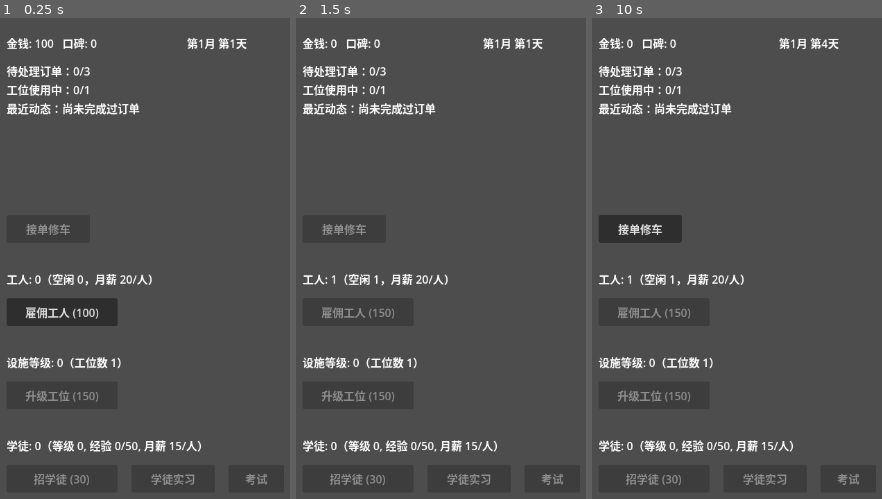
Above: before the commit, frames 1-3 (left to right).
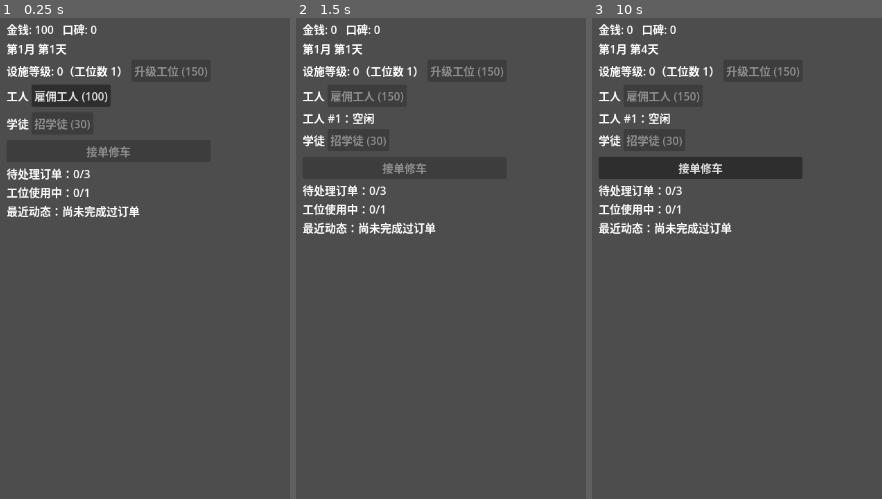
Above: after the commit, the same moments.

Repository: XinLiucc/cocos-game-project
Game: Godot game, scene res://scenes/Main.tscn
Two runs of this game, one before a commit and one after it. Both use one fixed random seed, a clock stepped at 60 frames per second and the inputs below.
Inputs (mouse positions are in pixels of both pictures, inside the frame that each line leads up to):
- Up to frame 1 (0.25 s): no input
- Up to frame 2 (1.5 s): click "雇佣工人 (100)" at 0.5 s; tap Enter at 1.25 s; move the mouse to (outside the picture) at 1.27 s; hold D from 1.28 s (still down); tap B at 1.35 s; click (outside the picture) at 1.42 s
- Up to frame 3 (10 s): tap Space at 1.52, 2, 3.5, 4.52, 5, 7.52 s; release D at 2 s; drag from (797, 296) to (outside the picture) at 2.02 s; tap Enter at 2.75, 4.25 s; move the mouse to (outside the picture) at 2.77 s; hold D 2.78-3.5 s; tap E at 2.85 s; drag from (outside the picture) to (716, 186) at 3.52 s; move the mouse to (outside the picture) at 4.27 s; hold A 4.28-5 s; tap G at 4.35 s; drag from (716, 186) to (835, 133) at 5.02 s; move the mouse to (outside the picture) at 5.77 s; hold S 5.78-6.5 s; tap I at 5.85 s; click (outside the picture) at 5.92 s; drag from (835, 133) to (797, 296) at 6.52 s; move the mouse to (outside the picture) at 7.27 s; hold W 7.28-8 s; tap K at 7.35 s; drag from (797, 296) to (outside the picture) at 8.02 s; move the mouse to (outside the picture) at 8.77 s; hold S 8.78-9.5 s; tap M at 8.85 s; drag from (outside the picture) to (716, 186) at 9.52 s

The runs differ from the first frame. In frame 1, 10% of the frame differs, in the area x 2-93%, y 1-98%; in frame 2, 7.7%; in frame 3, 12%.

Commit message:
Individuate workers and apprentices, add per-employee list UI
Replace flat worker_count/apprentice_count and the shared
apprentice_level/xp pool with GameState.employees, an array of
{id, kind, busy, level, xp} — each worker and apprentice is now a
distinct entity instead of a number. Repair jobs assign to a specific
idle worker rather than comparing counts, and monthly salary sums per
employee by their own kind/level.

Apprentice practice is now genuinely concurrent (each apprentice runs
an independent timer) instead of one global slot, and taking the exam
targets a specific apprentice via a button on their own row rather
than an ambiguous shared action.

Main.tscn gains WorkerListContainer/ApprenticeListContainer, one row
per employee with per-row status and, for apprentices, dedicated
实习/考试 buttons.

Also reworks Main.tscn from hand-placed absolute offsets to
VBoxContainer/HBoxContainer auto-layout, moving OrderLabel (the only
per-frame-changing content) to the last node so its countdown text
reflow can no longer shift any button's position.

Diff:
--- a/car_repair_shop/scenes/Main.tscn
+++ b/car_repair_shop/scenes/Main.tscn
@@ -5,89 +5,64 @@
 [node name="root" type="Node2D" unique_id=461627710]
 script = ExtResource("1_elqb8")
 
-[node name="MoneyLabel" type="Label" parent="." unique_id=677769128]
+[node name="UI" type="VBoxContainer" parent="." unique_id=2115017723]
 offset_left = 60.0
-offset_top = 60.0
+offset_top = 40.0
 offset_right = 60.0
-offset_bottom = 60.0
+offset_bottom = 40.0
+
+[node name="MoneyLabel" type="Label" parent="UI" unique_id=677769128]
+layout_mode = 2
 text = "金钱: 0   口碑: 0"
 
-[node name="OrderLabel" type="Label" parent="." unique_id=484800525]
-offset_left = 60.0
-offset_top = 100.0
-offset_right = 60.0
-offset_bottom = 100.0
-text = "等待接单"
+[node name="DayLabel" type="Label" parent="UI" unique_id=892911621]
+layout_mode = 2
+text = "第1月 第1天"
 
-[node name="RepairButton" type="Button" parent="." unique_id=810011311]
-offset_left = 60.0
-offset_top = 320.0
-offset_right = 180.0
-offset_bottom = 360.0
+[node name="FacilityRow" type="HBoxContainer" parent="UI" unique_id=1702361642]
+layout_mode = 2
+
+[node name="FacilityLabel" type="Label" parent="UI/FacilityRow" unique_id=228318238]
+layout_mode = 2
+text = "工位等级: 0"
+
+[node name="UpgradeButton" type="Button" parent="UI/FacilityRow" unique_id=1024340173]
+layout_mode = 2
+text = "升级工位 (150)"
+
+[node name="WorkerHeaderRow" type="HBoxContainer" parent="UI" unique_id=391308646]
+layout_mode = 2
+
+[node name="WorkerHeaderLabel" type="Label" parent="UI/WorkerHeaderRow" unique_id=1422346824]
+layout_mode = 2
+text = "工人"
+
+[node name="HireButton" type="Button" parent="UI/WorkerHeaderRow" unique_id=1833872224]
+layout_mode = 2
+text = "雇佣工人 (100)"
+
+[node name="WorkerListContainer" type="VBoxContainer" parent="UI" unique_id=377368337]
+layout_mode = 2
+
+[node name="ApprenticeHeaderRow" type="HBoxContainer" parent="UI" unique_id=44309608]
+layout_mode = 2
+
+[node name="ApprenticeHeaderLabel" type="Label" parent="UI/ApprenticeHeaderRow" unique_id=236742885]
+layout_mode = 2
+text = "学徒"
+
+[node name="HireApprenticeButton" type="Button" parent="UI/ApprenticeHeaderRow" unique_id=1223440591]
+layout_mode = 2
+text = "招学徒 (30)"
+
+[node name="ApprenticeListContainer" type="VBoxContainer" parent="UI" unique_id=1219550046]
+layout_mode = 2
+
+[node name="RepairButton" type="Button" parent="UI" unique_id=810011311]
+layout_mode = 2
 text = "接单修车"
 
-[node name="WorkerLabel" type="Label" parent="." unique_id=622888616]
-offset_left = 60.0
-offset_top = 400.0
-offset_right = 60.0
-offset_bottom = 400.0
-text = "工人: 0"
-
-[node name="HireButton" type="Button" parent="." unique_id=1833872224]
-offset_left = 60.0
-offset_top = 440.0
-offset_right = 220.0
-offset_bottom = 480.0
-text = "雇佣工人 (100)"
-
-[node name="FacilityLabel" type="Label" parent="." unique_id=228318238]
-offset_left = 60.0
-offset_top = 520.0
-offset_right = 60.0
-offset_bottom = 520.0
-text = "工位等级: 0"
-
-[node name="UpgradeButton" type="Button" parent="." unique_id=1024340173]
-offset_left = 60.0
-offset_top = 560.0
-offset_right = 220.0
-offset_bottom = 600.0
-text = "升级工位 (150)"
-
-[node name="DayLabel" type="Label" parent="." unique_id=892911621]
-offset_left = 320.0
-offset_top = 60.0
-offset_right = 320.0
-offset_bottom = 60.0
-text = "第1月 第1天"
-
-[node name="ApprenticeLabel" type="Label" parent="." unique_id=1661710635]
-offset_left = 60.0
-offset_top = 640.0
-offset_right = 60.0
-offset_bottom = 640.0
-text = "学徒: 0（等级 0, 经验 0/50）"
-
-[node name="HireApprenticeButton" type="Button" parent="." unique_id=1223440591]
-offset_left = 60.0
-offset_top = 680.0
-offset_right = 220.0
-offset_bottom = 720.0
-text = "招学徒 (30)"
-
-[node name="PracticeButton" type="Button" parent="." unique_id=1658720273]
-offset_left = 240.0
-offset_top = 680.0
-offset_right = 360.0
-offset_bottom = 720.0
-text = "学徒实习"
-
-[node name="ExamButton" type="Button" parent="." unique_id=1523375854]
-offset_left = 380.0
-offset_top = 680.0
-offset_right = 460.0
-offset_bottom = 720.0
-text = "考试"
-
-[node name="PracticeTimer" type="Timer" parent="." unique_id=293305577]
-wait_time = 0.016
+[node name="OrderLabel" type="Label" parent="UI" unique_id=484800525]
+layout_mode = 2
+text = "等待接单"
+autowrap_mode = 3
--- a/car_repair_shop/scripts/GameState.gd
+++ b/car_repair_shop/scripts/GameState.gd
@@ -2,13 +2,10 @@
 
 signal money_changed(new_amount: int)
 signal reputation_changed(new_amount: int)
-signal worker_count_changed(new_count: int)
 signal facility_level_changed(new_level: int)
 signal day_changed(new_day: int)
 signal month_changed(new_month: int)
-signal apprentice_count_changed(new_count: int)
-signal apprentice_level_changed(new_level: int)
-signal apprentice_xp_changed(new_xp: int)
+signal employees_changed()
 
 # 占位数值：招人机制还没细化，这里先用一个简单的递增费用代替
 const BASE_HIRE_COST := 100
@@ -29,7 +26,6 @@
 var seconds_per_day: float = 3.0
 
 # 占位数值：学徒机制还在搭骨架，招募费用/工资/考试门槛都是随手定的，之后要重新平衡
-# 学徒等级这版先当成一个共享池子的属性（不区分个体学徒），简化实现
 const BASE_APPRENTICE_HIRE_COST := 30
 const APPRENTICE_HIRE_COST_STEP := 10
 const APPRENTICE_SALARY_BASE := 15
@@ -41,13 +37,14 @@
 
 var money: int = STARTING_MONEY
 var reputation: int = 0
-var worker_count: int = 0
 var facility_level: int = 0
 var day: int = 1
 var month: int = 1
-var apprentice_count: int = 0
-var apprentice_level: int = 0
-var apprentice_xp: int = 0
+
+# 每个工人/学徒都是独立个体，不是数字：{id, kind: "worker"|"apprentice", busy, level, xp}
+# level/xp 只对学徒有意义，工人恒为 0
+var employees: Array[Dictionary] = []
+var _next_employee_id: int = 1
 
 var _day_timer: Timer
 
@@ -71,7 +68,12 @@
 
 
 func _on_month_end() -> void:
-	var total_salary := worker_count * WORKER_SALARY_PER_HEAD + apprentice_count * apprentice_salary_per_head()
+	var total_salary := 0
+	for e in employees:
+		if e["kind"] == "worker":
+			total_salary += WORKER_SALARY_PER_HEAD
+		else:
+			total_salary += apprentice_salary_for_level(e["level"])
 	if total_salary <= 0:
 		return
 	money -= total_salary
@@ -88,8 +90,43 @@
 	reputation_changed.emit(reputation)
 
 
+func workers() -> Array[Dictionary]:
+	return employees.filter(func(e: Dictionary) -> bool: return e["kind"] == "worker")
+
+
+func apprentices() -> Array[Dictionary]:
+	return employees.filter(func(e: Dictionary) -> bool: return e["kind"] == "apprentice")
+
+
+func worker_count() -> int:
+	return workers().size()
+
+
+func apprentice_count() -> int:
+	return apprentices().size()
+
+
+func idle_workers() -> Array[Dictionary]:
+	return workers().filter(func(e: Dictionary) -> bool: return not e["busy"])
+
+
+func get_employee(id: int) -> Dictionary:
+	for e in employees:
+		if e["id"] == id:
+			return e
+	return {}
+
+
+func set_employee_busy(id: int, busy: bool) -> void:
+	var e := get_employee(id)
+	if e.is_empty():
+		return
+	e["busy"] = busy
+	employees_changed.emit()
+
+
 func next_hire_cost() -> int:
-	return BASE_HIRE_COST + HIRE_COST_STEP * worker_count
+	return BASE_HIRE_COST + HIRE_COST_STEP * worker_count()
 
 
 func hire_worker() -> bool:
@@ -97,9 +134,10 @@
 	if money < cost:
 		return false
 	money -= cost
-	worker_count += 1
-	money_changed.emit(money)
-	worker_count_changed.emit(worker_count)
+	employees.append({"id": _next_employee_id, "kind": "worker", "busy": false, "level": 0, "xp": 0})
+	_next_employee_id += 1
+	money_changed.emit(money)
+	employees_changed.emit()
 	return true
 
 
@@ -127,45 +165,52 @@
 
 
 func next_apprentice_hire_cost() -> int:
-	return BASE_APPRENTICE_HIRE_COST + APPRENTICE_HIRE_COST_STEP * apprentice_count
-
-
-func apprentice_salary_per_head() -> int:
-	return APPRENTICE_SALARY_BASE + APPRENTICE_SALARY_LEVEL_STEP * apprentice_level
+	return BASE_APPRENTICE_HIRE_COST + APPRENTICE_HIRE_COST_STEP * apprentice_count()
+
+
+func apprentice_salary_for_level(level: int) -> int:
+	return APPRENTICE_SALARY_BASE + APPRENTICE_SALARY_LEVEL_STEP * level
 
 
 func can_hire_apprentice() -> bool:
-	return worker_count >= 1 and money >= next_apprentice_hire_cost()
+	return worker_count() >= 1 and money >= next_apprentice_hire_cost()
 
 
 func hire_apprentice() -> bool:
 	if not can_hire_apprentice():
 		return false
 	money -= next_apprentice_hire_cost()
-	apprentice_count += 1
-	money_changed.emit(money)
-	apprentice_count_changed.emit(apprentice_count)
-	return true
-
-
-func apprentice_xp_required() -> int:
-	return APPRENTICE_XP_BASE + APPRENTICE_XP_LEVEL_STEP * apprentice_level
-
-
-func add_apprentice_xp(amount: int) -> void:
-	apprentice_xp += amount
-	apprentice_xp_changed.emit(apprentice_xp)
-
-
-func can_take_exam() -> bool:
-	return apprentice_count > 0 and apprentice_xp >= apprentice_xp_required()
-
-
-func take_exam() -> bool:
-	if not can_take_exam():
-		return false
-	apprentice_xp -= apprentice_xp_required()
-	apprentice_level += 1
-	apprentice_xp_changed.emit(apprentice_xp)
-	apprentice_level_changed.emit(apprentice_level)
-	return true
+	employees.append({"id": _next_employee_id, "kind": "apprentice", "busy": false, "level": 0, "xp": 0})
+	_next_employee_id += 1
+	money_changed.emit(money)
+	employees_changed.emit()
+	return true
+
+
+func apprentice_xp_required_for_level(level: int) -> int:
+	return APPRENTICE_XP_BASE + APPRENTICE_XP_LEVEL_STEP * level
+
+
+func add_apprentice_xp(id: int, amount: int) -> void:
+	var e := get_employee(id)
+	if e.is_empty():
+		return
+	e["xp"] += amount
+	employees_changed.emit()
+
+
+func can_take_exam(id: int) -> bool:
+	var e := get_employee(id)
+	if e.is_empty() or e["kind"] != "apprentice":
+		return false
+	return e["xp"] >= apprentice_xp_required_for_level(e["level"])
+
+
+func take_exam(id: int) -> bool:
+	if not can_take_exam(id):
+		return false
+	var e := get_employee(id)
+	e["xp"] -= apprentice_xp_required_for_level(e["level"])
+	e["level"] += 1
+	employees_changed.emit()
+	return true
--- a/car_repair_shop/scripts/Main.gd
+++ b/car_repair_shop/scripts/Main.gd
@@ -16,29 +16,26 @@
 	preload("res://resources/orders/sports_car.tres"),
 ]
 
-@onready var money_label: Label = $MoneyLabel
-@onready var order_label: Label = $OrderLabel
-@onready var repair_button: Button = $RepairButton
-@onready var worker_label: Label = $WorkerLabel
-@onready var hire_button: Button = $HireButton
-@onready var facility_label: Label = $FacilityLabel
-@onready var upgrade_button: Button = $UpgradeButton
-@onready var day_label: Label = $DayLabel
-@onready var apprentice_label: Label = $ApprenticeLabel
-@onready var hire_apprentice_button: Button = $HireApprenticeButton
-@onready var practice_button: Button = $PracticeButton
-@onready var exam_button: Button = $ExamButton
-@onready var practice_timer: Timer = $PracticeTimer
+@onready var money_label: Label = $UI/MoneyLabel
+@onready var order_label: Label = $UI/OrderLabel
+@onready var repair_button: Button = $UI/RepairButton
+@onready var facility_label: Label = $UI/FacilityRow/FacilityLabel
+@onready var upgrade_button: Button = $UI/FacilityRow/UpgradeButton
+@onready var day_label: Label = $UI/DayLabel
+@onready var hire_button: Button = $UI/WorkerHeaderRow/HireButton
+@onready var worker_list_container: VBoxContainer = $UI/WorkerListContainer
+@onready var hire_apprentice_button: Button = $UI/ApprenticeHeaderRow/HireApprenticeButton
+@onready var apprentice_list_container: VBoxContainer = $UI/ApprenticeListContainer
 @onready var game_state: Node = get_node("/root/GameState")
 
-# 每个工位一个进行中任务：{"order": Resource, "timer": Timer}
+# 每个工位一个进行中任务：{"order": Resource, "timer": Timer, "employee_id": int}
 var active_jobs: Array[Dictionary] = []
+# 每个学徒最多一个进行中实习：{"order": Resource, "timer": Timer, "employee_id": int}
+var active_practices: Array[Dictionary] = []
 # 待处理订单队列：{"order": Resource, "timer": Timer}，timer 到期即流失
 var pending_orders: Array[Dictionary] = []
 var order_spawn_timer: Timer
 var last_result_text := "尚未完成过订单"
-var practicing := false
-var current_practice_order: Resource
 
 
 func _ready() -> void:
@@ -47,24 +44,17 @@
 	order_spawn_timer.autostart = true
 	order_spawn_timer.timeout.connect(_on_order_spawn_timer_timeout)
 	add_child(order_spawn_timer)
-	practice_timer.one_shot = true
-	practice_timer.timeout.connect(_on_practice_complete)
 	repair_button.pressed.connect(_on_repair_button_pressed)
 	hire_button.pressed.connect(_on_hire_button_pressed)
 	upgrade_button.pressed.connect(_on_upgrade_button_pressed)
 	hire_apprentice_button.pressed.connect(_on_hire_apprentice_button_pressed)
-	practice_button.pressed.connect(_on_practice_button_pressed)
-	exam_button.pressed.connect(_on_exam_button_pressed)
-	game_state.money_changed.connect(_on_state_changed)
-	game_state.reputation_changed.connect(_on_state_changed)
-	game_state.worker_count_changed.connect(_on_worker_count_changed)
-	game_state.facility_level_changed.connect(_on_facility_level_changed)
-	game_state.day_changed.connect(_on_day_changed)
-	game_state.month_changed.connect(_on_month_changed)
-	game_state.apprentice_count_changed.connect(_on_apprentice_changed)
-	game_state.apprentice_level_changed.connect(_on_apprentice_changed)
-	game_state.apprentice_xp_changed.connect(_on_apprentice_changed)
-	_update_labels()
+	game_state.money_changed.connect(_on_int_state_changed)
+	game_state.reputation_changed.connect(_on_int_state_changed)
+	game_state.facility_level_changed.connect(_on_int_state_changed)
+	game_state.day_changed.connect(_on_int_state_changed)
+	game_state.month_changed.connect(_on_int_state_changed)
+	game_state.employees_changed.connect(_on_employees_changed)
+	_update_all()
 
 
 func _process(_delta: float) -> void:
@@ -76,7 +66,14 @@
 
 
 func _can_start_job() -> bool:
-	return active_jobs.size() < game_state.station_count() and active_jobs.size() < game_state.worker_count
+	return active_jobs.size() < game_state.station_count() and not game_state.idle_workers().is_empty()
+
+
+func _find_by_employee(jobs: Array[Dictionary], employee_id: int) -> Dictionary:
+	for j in jobs:
+		if j["employee_id"] == employee_id:
+			return j
+	return {}
 
 
 func _on_order_spawn_timer_timeout() -> void:
@@ -92,7 +89,7 @@
 	timer.timeout.connect(_on_pending_order_expired.bind(pending))
 	pending_orders.append(pending)
 	timer.start()
-	_update_labels()
+	_update_all()
 
 
 func _on_pending_order_expired(pending: Dictionary) -> void:
@@ -101,12 +98,13 @@
 	(pending["timer"] as Timer).queue_free()
 	game_state.add_reputation(-REPUTATION_LOSS_ON_EXPIRE)
 	last_result_text = "流失：%s 超时未处理，口碑 -%d" % [order.car_name, REPUTATION_LOSS_ON_EXPIRE]
-	_update_labels()
+	_update_all()
 
 
 func _on_repair_button_pressed() -> void:
 	if not _can_start_job() or pending_orders.is_empty():
 		return
+	var worker: Dictionary = game_state.idle_workers()[0]
 	var pending: Dictionary = pending_orders[0]
 	pending_orders.erase(pending)
 	(pending["timer"] as Timer).queue_free()
@@ -115,11 +113,12 @@
 	timer.one_shot = true
 	timer.wait_time = order.repair_time
 	add_child(timer)
-	var job := {"order": order, "timer": timer}
+	var job := {"order": order, "timer": timer, "employee_id": worker["id"]}
 	timer.timeout.connect(_on_job_complete.bind(job))
 	active_jobs.append(job)
+	game_state.set_employee_busy(worker["id"], true)
 	timer.start()
-	_update_labels()
+	_update_all()
 
 
 func _on_job_complete(job: Dictionary) -> void:
@@ -130,7 +129,8 @@
 	last_result_text = "完成：%s，收入 %d，口碑 +%d" % [order.car_name, actual_payout, order.reputation_gain]
 	active_jobs.erase(job)
 	(job["timer"] as Timer).queue_free()
-	_update_labels()
+	game_state.set_employee_busy(job["employee_id"], false)
+	_update_all()
 
 
 func _on_hire_button_pressed() -> void:
@@ -141,56 +141,50 @@
 	game_state.upgrade_facility()
 
 
-func _on_state_changed(_new_amount: int) -> void:
-	_update_labels()
-
-
-func _on_worker_count_changed(_new_count: int) -> void:
-	_update_labels()
-
-
-func _on_facility_level_changed(_new_level: int) -> void:
-	_update_labels()
-
-
-func _on_day_changed(_new_day: int) -> void:
-	_update_labels()
-
-
-func _on_month_changed(_new_month: int) -> void:
-	_update_labels()
-
-
-func _on_apprentice_changed(_value: int) -> void:
-	_update_labels()
-
-
 func _on_hire_apprentice_button_pressed() -> void:
 	game_state.hire_apprentice()
 
 
-func _on_practice_button_pressed() -> void:
-	if practicing or game_state.apprentice_count <= 0:
+func _on_practice_button_pressed(employee_id: int) -> void:
+	var e: Dictionary = game_state.get_employee(employee_id)
+	if e.is_empty() or e["busy"]:
 		return
-	practicing = true
-	practice_button.disabled = true
 	var available_orders := _get_available_orders()
-	current_practice_order = available_orders[randi() % available_orders.size()]
-	practice_timer.wait_time = current_practice_order.repair_time
-	practice_timer.start()
-
-
-func _on_practice_complete() -> void:
-	var payout: int = roundi(current_practice_order.payout * APPRENTICE_PAYOUT_RATE)
-	var xp: int = current_practice_order.reputation_gain * APPRENTICE_XP_PER_REPUTATION
+	var order: Resource = available_orders[randi() % available_orders.size()]
+	var timer := Timer.new()
+	timer.one_shot = true
+	timer.wait_time = order.repair_time
+	add_child(timer)
+	var practice := {"order": order, "timer": timer, "employee_id": employee_id}
+	timer.timeout.connect(_on_practice_complete.bind(practice))
+	active_practices.append(practice)
+	game_state.set_employee_busy(employee_id, true)
+	timer.start()
+	_update_all()
+
+
+func _on_practice_complete(practice: Dictionary) -> void:
+	var order: Resource = practice["order"]
+	var payout: int = roundi(order.payout * APPRENTICE_PAYOUT_RATE)
+	var xp: int = order.reputation_gain * APPRENTICE_XP_PER_REPUTATION
 	game_state.add_money(payout)
-	game_state.add_apprentice_xp(xp)
-	practicing = false
-	practice_button.disabled = false
-
-
-func _on_exam_button_pressed() -> void:
-	game_state.take_exam()
+	game_state.add_apprentice_xp(practice["employee_id"], xp)
+	active_practices.erase(practice)
+	(practice["timer"] as Timer).queue_free()
+	game_state.set_employee_busy(practice["employee_id"], false)
+	_update_all()
+
+
+func _on_exam_button_pressed(employee_id: int) -> void:
+	game_state.take_exam(employee_id)
+
+
+func _on_int_state_changed(_value: int) -> void:
+	_update_all()
+
+
+func _on_employees_changed() -> void:
+	_update_all()
 
 
 func _update_order_label() -> void:
@@ -209,13 +203,66 @@
 	order_label.text = "\n".join(lines)
 
 
+func _update_worker_list() -> void:
+	for child in worker_list_container.get_children():
+		child.queue_free()
+	for w in game_state.workers():
+		var row := Label.new()
+		if w["busy"]:
+			var job := _find_by_employee(active_jobs, w["id"])
+			if not job.is_empty():
+				var order: Resource = job["order"]
+				row.text = "工人 #%d：工作中（%s）" % [w["id"], order.car_name]
+			else:
+				row.text = "工人 #%d：工作中" % w["id"]
+		else:
+			row.text = "工人 #%d：空闲" % w["id"]
+		worker_list_container.add_child(row)
+
+
+func _update_apprentice_list() -> void:
+	for child in apprentice_list_container.get_children():
+		child.queue_free()
+	for a in game_state.apprentices():
+		var row := HBoxContainer.new()
+
+		var status_text := "空闲"
+		if a["busy"]:
+			var practice := _find_by_employee(active_practices, a["id"])
+			if not practice.is_empty():
+				var order: Resource = practice["order"]
+				status_text = "实习中（%s）" % order.car_name
+			else:
+				status_text = "实习中"
+
+		var status_label := Label.new()
+		status_label.text = "学徒 #%d：Lv%d，经验 %d/%d，月薪 %d，%s" % [
+			a["id"],
+			a["level"],
+			a["xp"],
+			game_state.apprentice_xp_required_for_level(a["level"]),
+			game_state.apprentice_salary_for_level(a["level"]),
+			status_text,
+		]
+		row.add_child(status_label)
+
+		var practice_button := Button.new()
+		practice_button.text = "实习"
+		practice_button.disabled = a["busy"]
+		practice_button.pressed.connect(_on_practice_button_pressed.bind(a["id"]))
+		row.add_child(practice_button)
+
+		var exam_button := Button.new()
+		exam_button.text = "考试"
+		exam_button.disabled = not game_state.can_take_exam(a["id"])
+		exam_button.pressed.connect(_on_exam_button_pressed.bind(a["id"]))
+		row.add_child(exam_button)
+
+		apprentice_list_container.add_child(row)
+
+
 func _update_labels() -> void:
 	money_label.text = "金钱: %d   口碑: %d" % [game_state.money, game_state.reputation]
-	worker_label.text = "工人: %d（空闲 %d，月薪 %d/人）" % [
-		game_state.worker_count,
-		game_state.worker_count - active_jobs.size(),
-		game_state.WORKER_SALARY_PER_HEAD,
-	]
 	hire_button.text = "雇佣工人 (%d)" % game_state.next_hire_cost()
 	hire_button.disabled = game_state.money < game_state.next_hire_cost()
 	facility_label.text = "设施等级: %d（工位数 %d）" % [game_state.facility_level, game_state.station_count()]
@@ -223,14 +270,11 @@
 	upgrade_button.disabled = game_state.money < game_state.next_upgrade_cost()
 	repair_button.disabled = not _can_start_job() or pending_orders.is_empty()
 	day_label.text = "第%d月 第%d天" % [game_state.month, game_state.day]
-	apprentice_label.text = "学徒: %d（等级 %d, 经验 %d/%d, 月薪 %d/人）" % [
-		game_state.apprentice_count,
-		game_state.apprentice_level,
-		game_state.apprentice_xp,
-		game_state.apprentice_xp_required(),
-		game_state.apprentice_salary_per_head(),
-	]
 	hire_apprentice_button.text = "招学徒 (%d)" % game_state.next_apprentice_hire_cost()
 	hire_apprentice_button.disabled = not game_state.can_hire_apprentice()
-	practice_button.disabled = practicing or game_state.apprentice_count <= 0
-	exam_button.disabled = not game_state.can_take_exam()
+
+
+func _update_all() -> void:
+	_update_labels()
+	_update_worker_list()
+	_update_apprentice_list()
